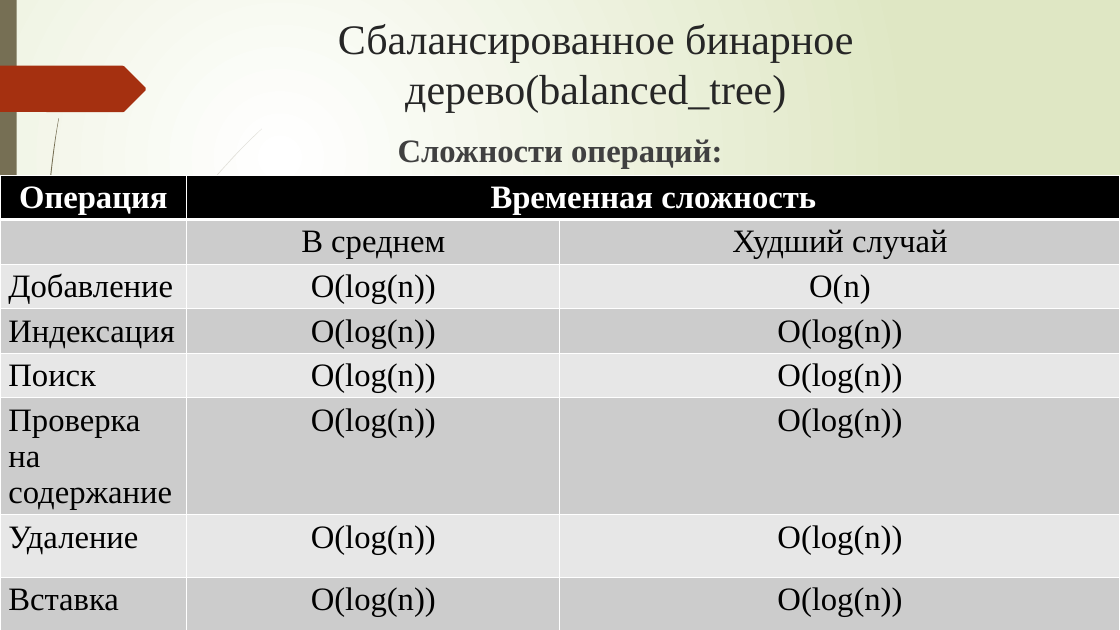
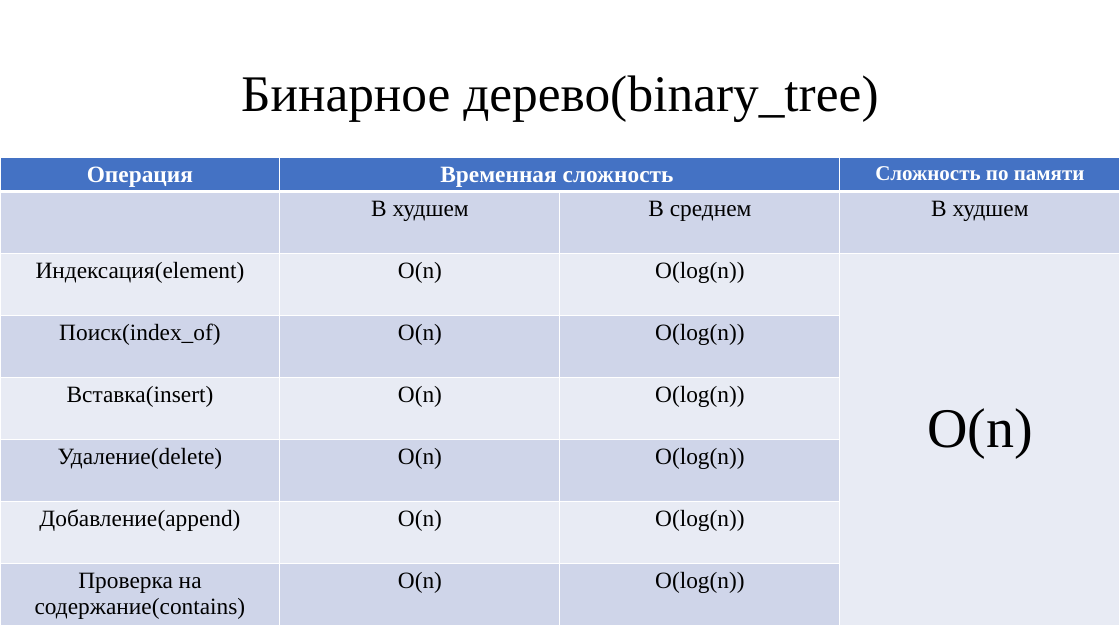
Before and after one commit to ZenoReT/Dictionaries, a slide deck: slide 10 of отчет.pptx (slide 11 before the commit). Drawn at 1120x630 pixels with LibreOffice and Linux fonts; fonts in the diff are those of the drawing. Boxes give left, top, right and bottom in pixels: in the first picture for what was removed or moved away, otherwise in the second. Text is boxed around its words. In the diff, an @@ line names an element or a change of style, - is before the commit and + after.

```diff
--- a/отчет.pptx
+++ b/отчет.pptx
@@ background gradient #FFFFFF to #DFE8C4 to #FFFFFF @@
@@ rectangle removed at (0,0,17,630) @@
@@ title "Бинарное дерево(binary_tree)" at (241,75,878,121): vertical alignment top to middle @@
@@ freeform shape removed at (0,66,146,112) @@
@@ title at (241,75,878,121): text changed; size 36 to 44 pt; text colour #262626 to #000000 @@
-Сбалансированное бинарное дерево(balanced_tree)
+Бинарное дерево(binary_tree)
@@ text removed at (398,139,722,169) @@
-Сложности операций:
@@ table at (0,158,1119,630) @@
-column 1: Операция |  | Добавление | Индексация | Поиск | Проверка на содержание | Удаление | Вставка
-column 2: Временная сложность | В среднем | O(log(n)) | O(log(n)) | O(log(n)) | O(log(n)) | O(log(n)) | O(log(n))
-column 3:  | Худший случай | O(n) | O(log(n)) | O(log(n)) | O(log(n)) | O(log(n)) | O(log(n))
+column 1: Операция |  | Индексация(element) | Поиск(index_of) | Вставка(insert) | Удаление(delete) | Добавление(append) | Проверка на содержание(contains)
+column 2: Временная сложность | В худшем | O(n) | O(n) | O(n) | O(n) | O(n) | O(n)
+column 3:  | В среднем | O(log(n)) | O(log(n)) | O(log(n)) | O(log(n)) | O(log(n)) | O(log(n))
+column 4: Сложность по памяти | В худшем | O(n) |  |  |  |  | 
@@ table: place and size @@
-table at (0,175,1120,630)
+table at (0,158,1119,630)
@@ group removed at (0,129,262,630): 10 freeform shapes @@
@@ group removed at (3,0,218,630): 12 freeform shapes @@
```
Also in this commit, not shown: 12 other slides changed, 3 slides added, 13 other files.
